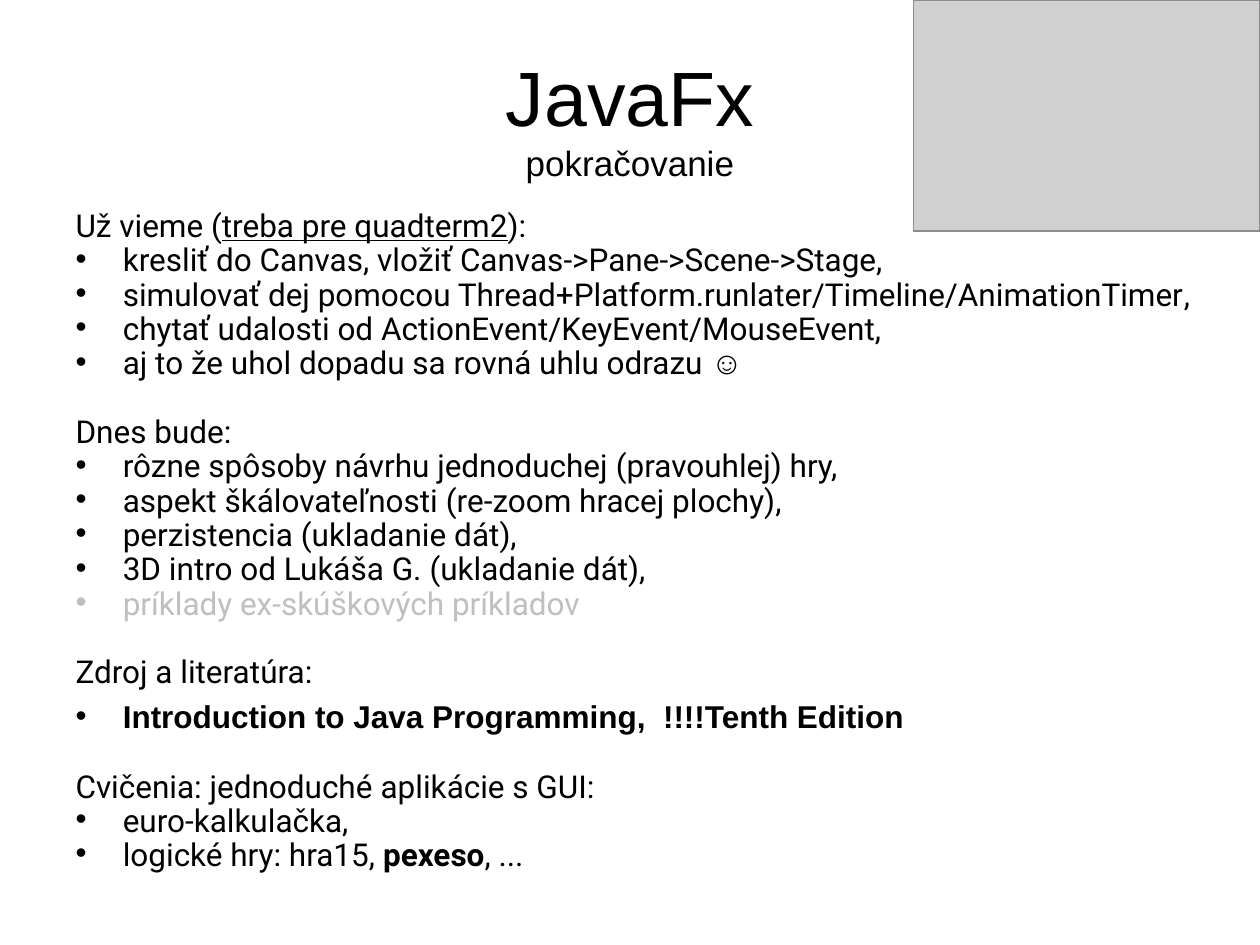
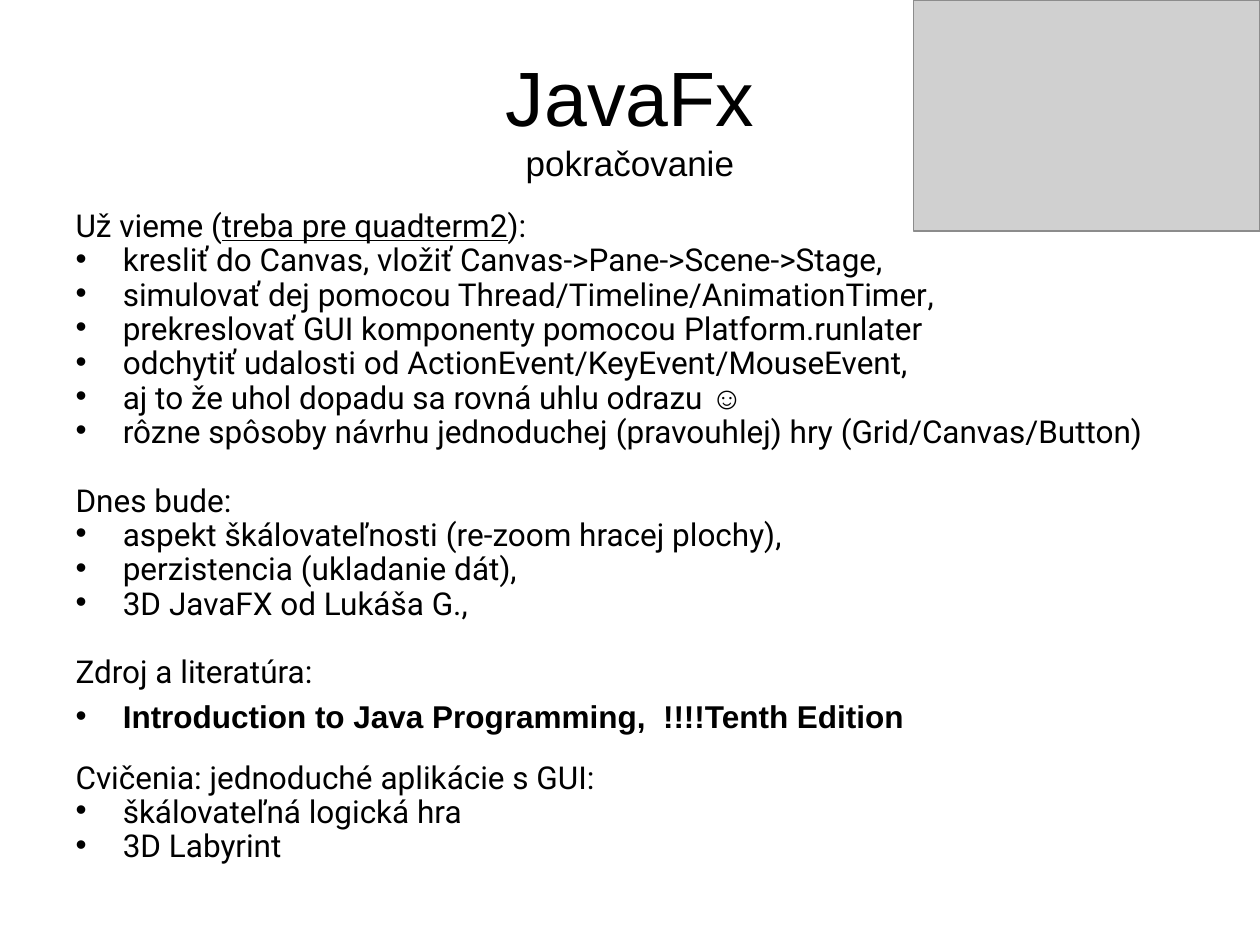
Before and after one commit to Programovanie4/Prednasky, a slide deck: slide 8 of 12/12_java.ppt (slide 2 before the commit). Drawn at 1260x945 pixels with LibreOffice and Linux fonts; fonts in the diff are those of the drawing; grey boxes stand for pictures. Boxes give left, top, right and bottom in pixels: in the first picture for what was removed or moved away, otherwise in the second. Text is boxed around its words. In the diff, an @@ line names an element or a change of style, - is before the commit and + after.

```diff
--- a/12/12_java.ppt
+++ b/12/12_java.ppt
@@ text at bbox=[123, 277, 934, 381]: text changed @@
-• simulovať dej pomocou Thread+Platform.runlater/Timeline/AnimationTimer,
-• chytať udalosti od ActionEvent/KeyEvent/MouseEvent,
+• simulovať dej pomocou Thread/Timeline/AnimationTimer,
+• prekreslovať GUI komponenty pomocou Platform.runlater
+• odchytiť udalosti od ActionEvent/KeyEvent/MouseEvent,
@@ text at bbox=[123, 414, 1142, 450]: paragraph added @@
+• rôzne spôsoby návrhu jednoduchej (pravouhlej) hry (Grid/Canvas/Button)
@@ text at bbox=[123, 452, 838, 484]: paragraph removed @@
-• rôzne spôsoby návrhu jednoduchej (pravouhlej) hry,
@@ text at bbox=[123, 586, 468, 620]: text changed @@
-• 3D intro od Lukáša G. (ukladanie dát),
-• príklady ex-skúškových príkladov
+• 3D JavaFX od Lukáša G.,
@@ text at bbox=[123, 795, 462, 864]: text changed @@
-• euro-kalkulačka,
-• logické hry: hra15, pexeso, ...
+• škálovateľná logická hra
+• 3D Labyrint
```
Also in this commit, not shown: 5 other slides changed, 7 slides added, 22 slides removed, 5 other files.
